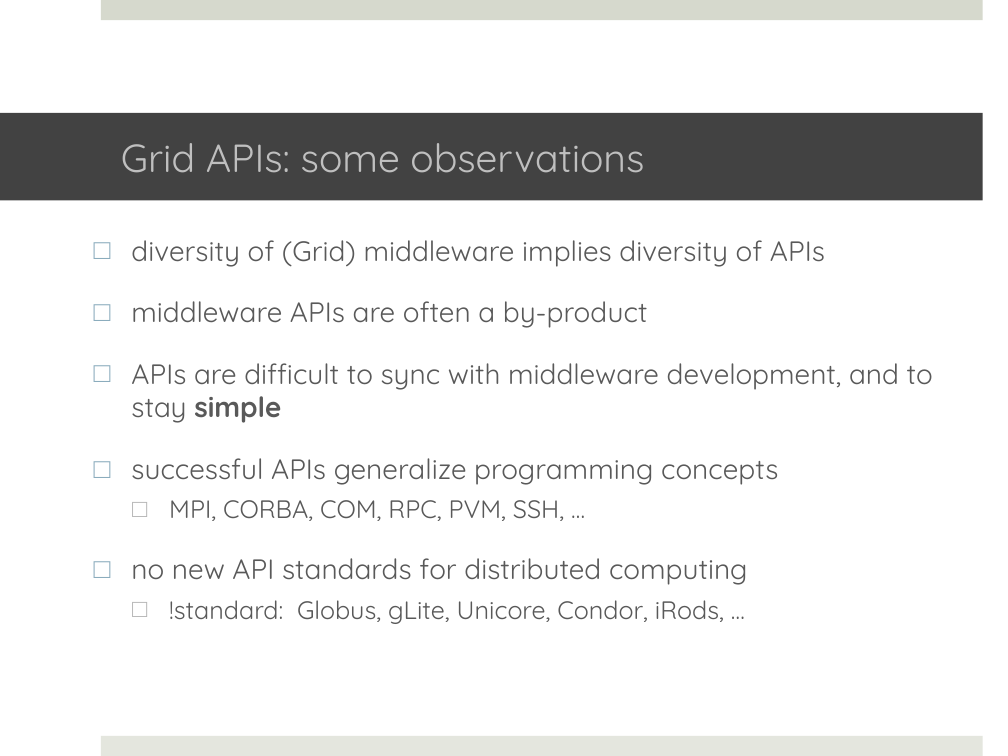
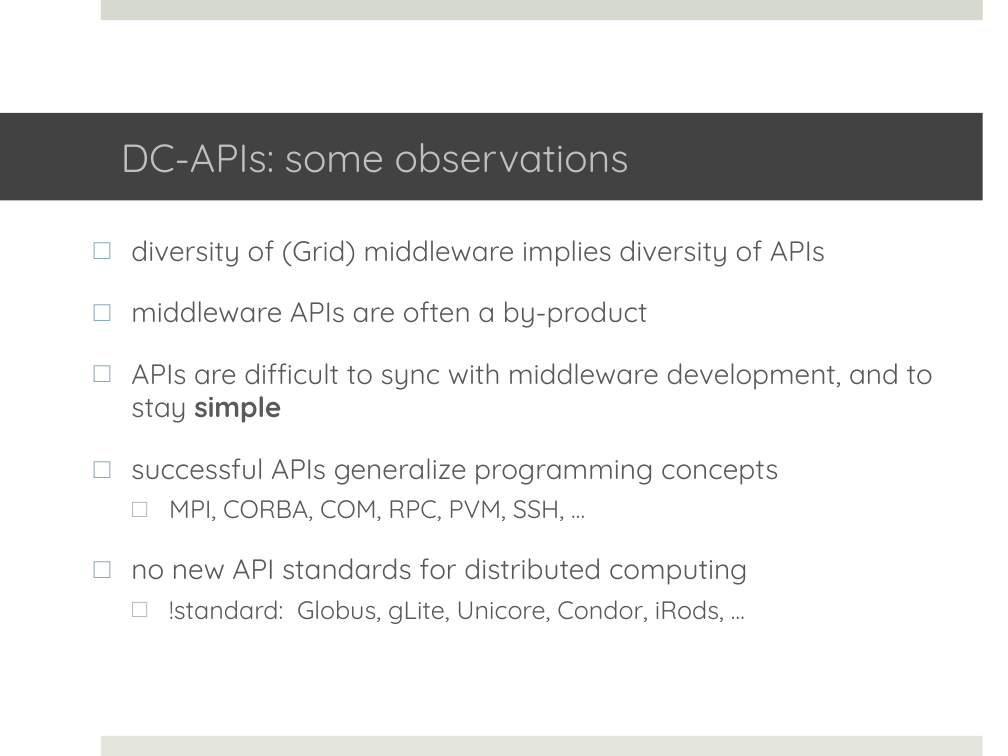
Before and after one commit to saga-project/saga-cpp-legacy-projects, a slide deck: slide 4 of tutorial/EGI-2011/02_api.pptx. Drawn at 1008x756 pixels with LibreOffice and Linux fonts; fonts in the diff are those of the drawing; background and template pictures are left out. Boxes give left, top, right and bottom in pixels: in the first picture for what was removed or moved away, otherwise in the second. Text is boxed around its words. In the diff, an @@ line names an element or a change of style, - is before the commit and + after.

```diff
--- a/tutorial/EGI-2011/02_api.pptx
+++ b/tutorial/EGI-2011/02_api.pptx
@@ title at (121,143,629,173): text changed @@
-Grid APIs: some observations
+DC-APIs: some observations
```
Also in this commit, not shown: 18 other slides changed, 1 slide added, 5 slides removed, 9 other files.
